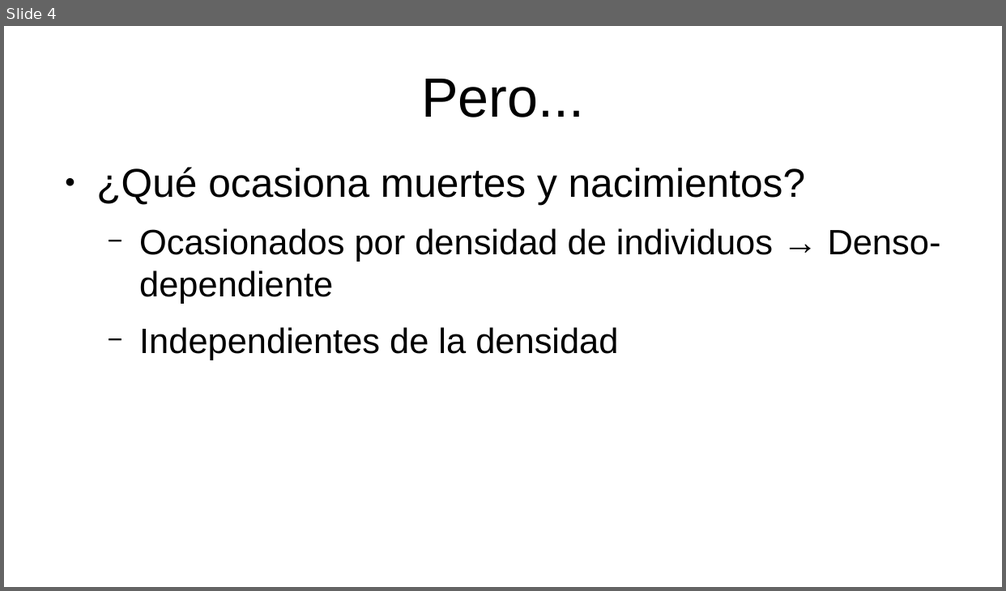
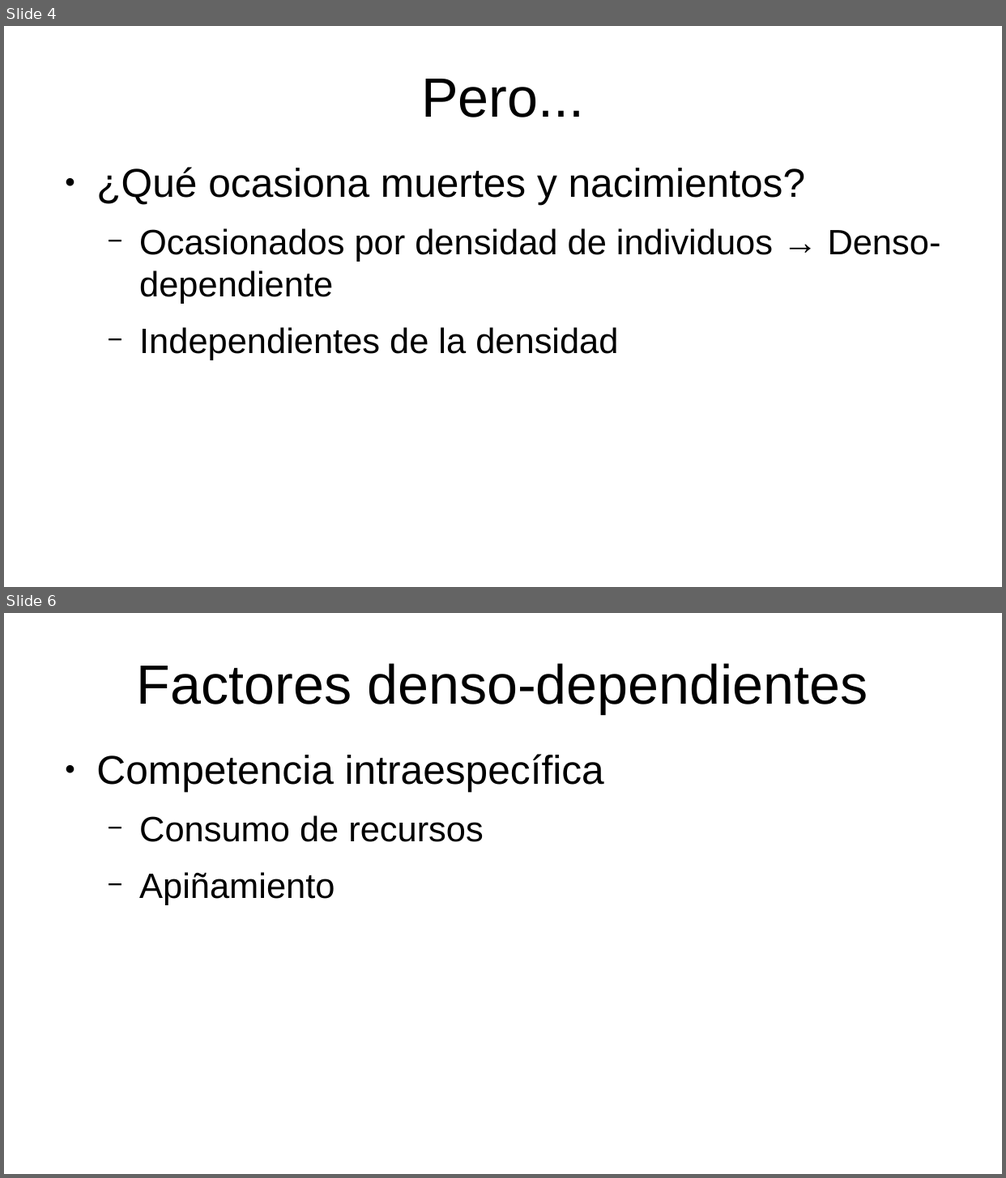
Before and after one commit to gerardommc/Ecologia-poblaciones, a slide deck: Unidad-2/Regulacion-poblaciones.odp. Shown one above the other, each under a label of ours: slide 4 before the commit, slides 4 and 6 after it; the slides between them are not shown. The pictures are 1006x591 and 1006x1178 pixels, drawn with LibreOffice and Linux fonts; fonts in the diff are those of the drawing. Boxes give left, top, right and bottom in pixels: in the first picture for what was removed or moved away, otherwise in the second. Text is boxed around its words. In the diff, an @@ line names an element or a change of style, - is before the commit and + after.

```diff
--- a/Unidad-2/Regulacion-poblaciones.odp
+++ b/Unidad-2/Regulacion-poblaciones.odp
@@ slide 6 added at (4, 613, 1002, 1174), background #FFFFFF @@
@@ title added at (137, 663, 868, 714), 44 pt, text #000000 @@
+Factores denso-dependientes
@@ text added at (96, 754, 604, 905), 28 pt, text #000000 @@
+● Competencia intraespecífica
+  − Consumo de recursos
+  − Apiñamiento
```
Also in this commit, not shown: 4 other slides added, 1 slide removed, 1 other file.
